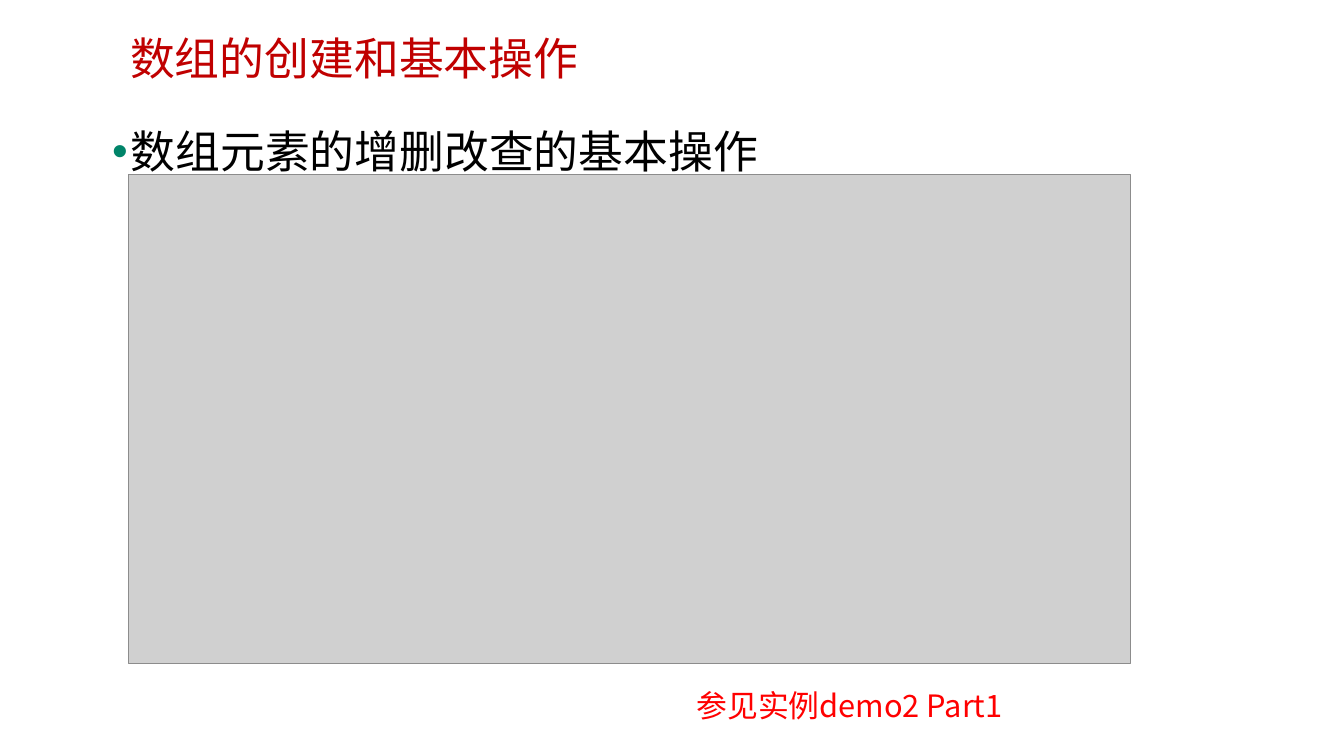
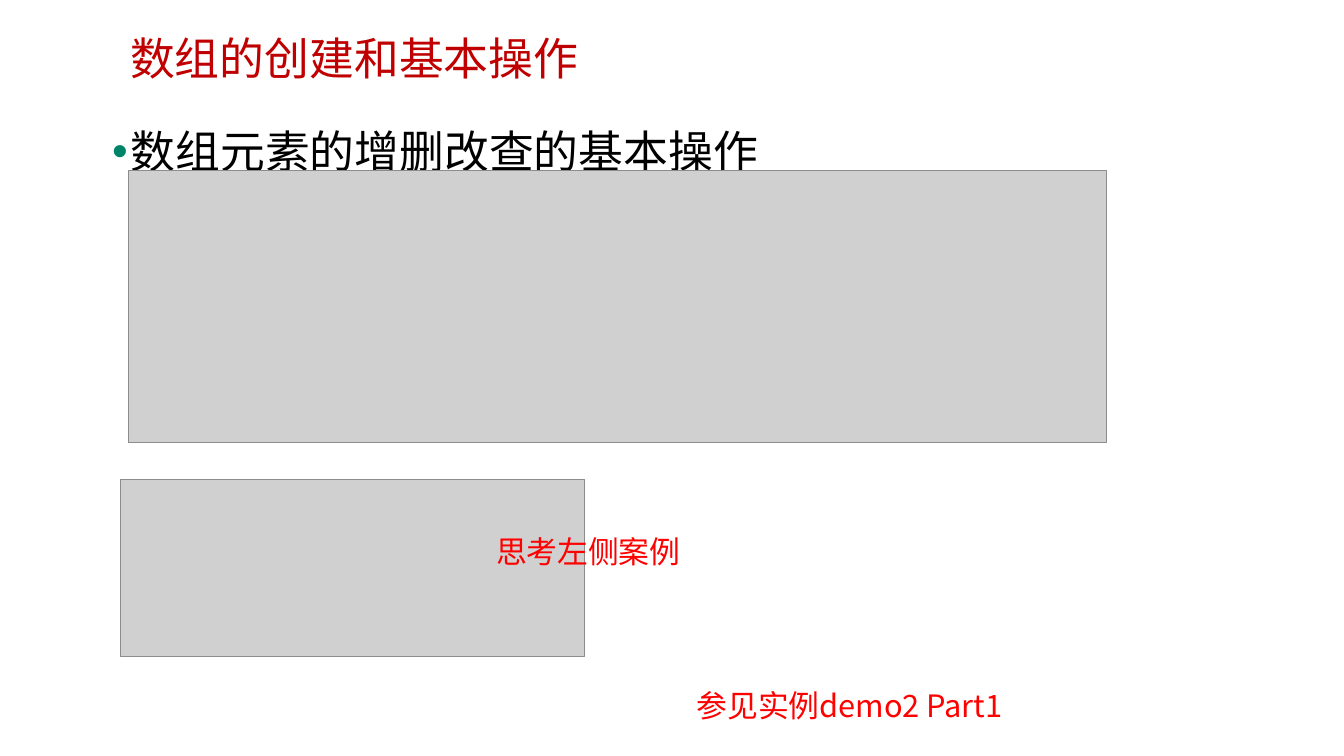
Before and after one commit to edu2act/course-javascript-advanced, a slide deck: slide 4 of 课程PPT/18.JS标准内置对象-构造器（Array）.pptx. Drawn at 1344x756 pixels with LibreOffice and Linux fonts; fonts in the diff are those of the drawing; grey boxes stand for pictures; background and template pictures are left out. Boxes give left, top, right and bottom in pixels: in the first picture for what was removed or moved away, otherwise in the second. Text is boxed around its words. In the diff, an @@ line names an element or a change of style, - is before the commit and + after.

```diff
--- a/课程PPT/18.JS标准内置对象-构造器（Array）.pptx
+++ b/课程PPT/18.JS标准内置对象-构造器（Array）.pptx
@@ picture resized from (x1=128, y1=174, x2=1130, y2=663) to (x1=128, y1=171, x2=1106, y2=444) @@
@@ picture added at (x1=120, y1=479, x2=585, y2=656) @@
@@ text added at (x1=496, y1=532, x2=680, y2=572), 22 pt, text #FF0000 @@
+思考左侧案例
```
Also in this commit, not shown: 1 other slide changed, 5 other files.
